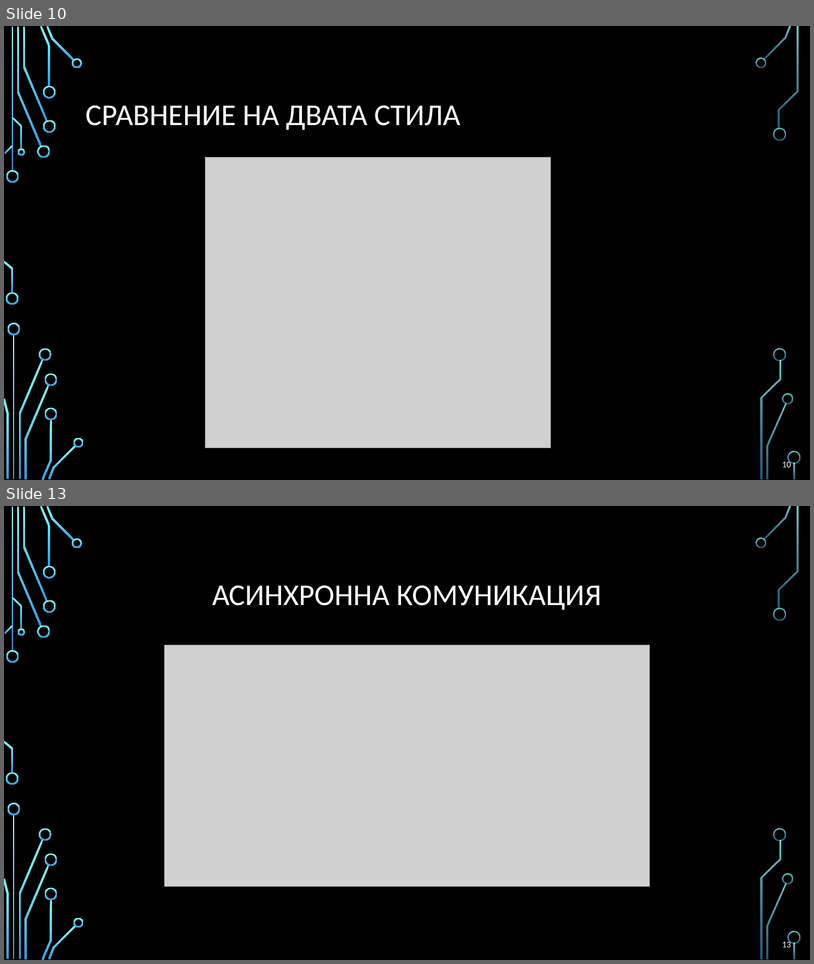
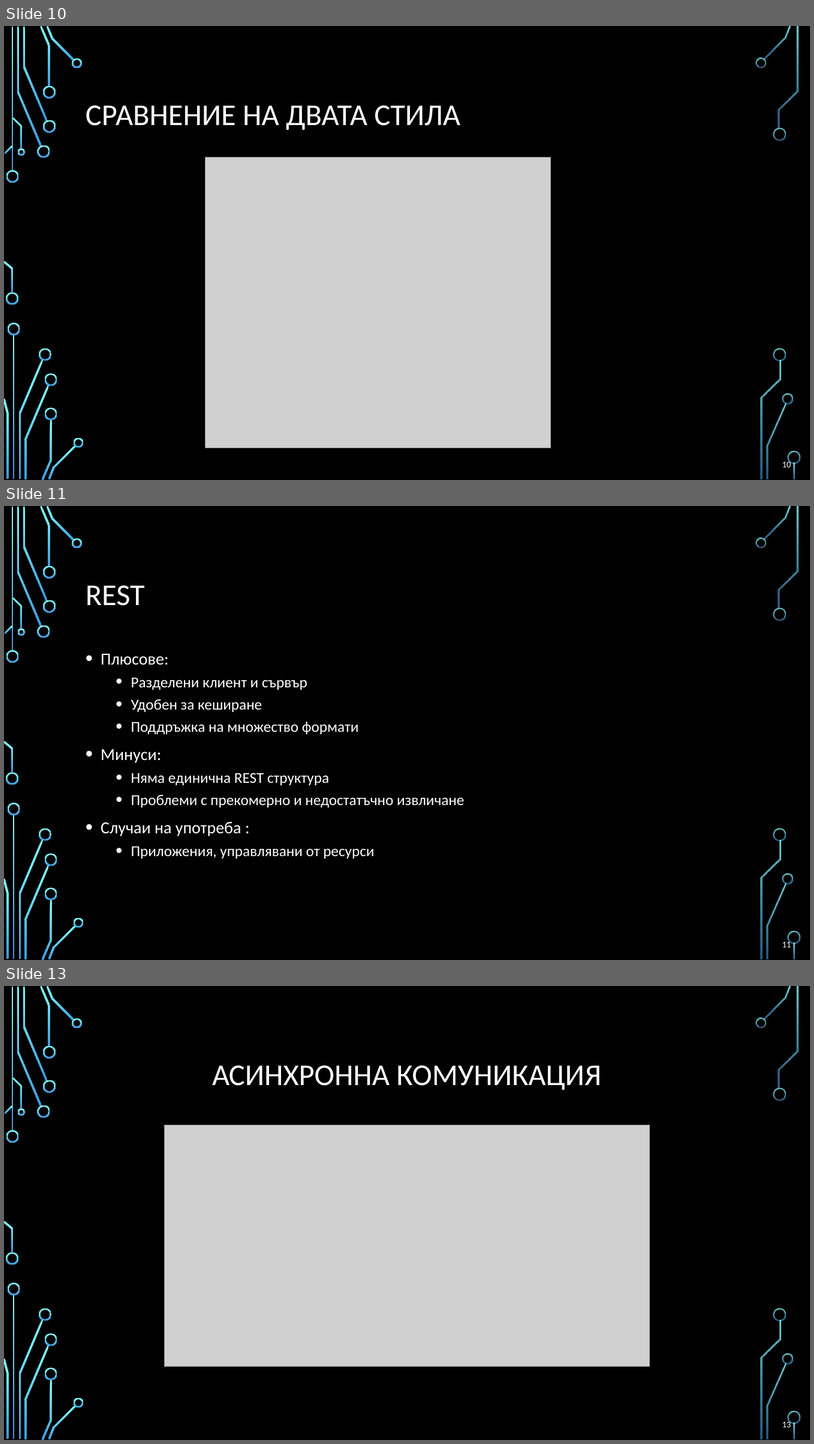
Before and after one commit to profjordanov/doctorate, a slide deck: communications/web_communication_pres.pptx. Shown one above the other, each under a label of ours: slides 10 and 13 before the commit, slides 10, 11 and 13 after it; the slides between them are not shown. The pictures are 814x964 and 814x1444 pixels, drawn with LibreOffice and Linux fonts; fonts in the diff are those of the drawing; grey boxes stand for pictures; background and template pictures are left out. Boxes give left, top, right and bottom in pixels: in the first picture for what was removed or moved away, otherwise in the second. Text is boxed around its words. In the diff, an @@ line names an element or a change of style, - is before the commit and + after.

```diff
--- a/communications/web_communication_pres.pptx
+++ b/communications/web_communication_pres.pptx
@@ slide 11 added at [4, 506, 810, 960], background picture (left out); not listed: 36 template elements that a slide beside it also shows @@
@@ title added at [86, 585, 145, 606], 36 pt, text #FFFFFF @@
+REST
@@ text added at [101, 654, 464, 858], 18 pt, text #FFFFFF @@
+• Плюсове:
+  • Разделени клиент и сървър
+  • Удобен за кеширане
+  • Поддръжка на множество формати
+• Mинуси:
+  • Няма единична REST структура
+  • Проблеми с прекомерно и недостатъчно извличане
+• Случаи на употреба :
+  • Приложения, управлявани от ресурси
@@ page number added at [783, 940, 792, 947], 10.5 pt, text #FFFFFF @@
+11
```
Also in this commit, not shown: 1 slide changed, 2 other slides added, 3 slides removed.
